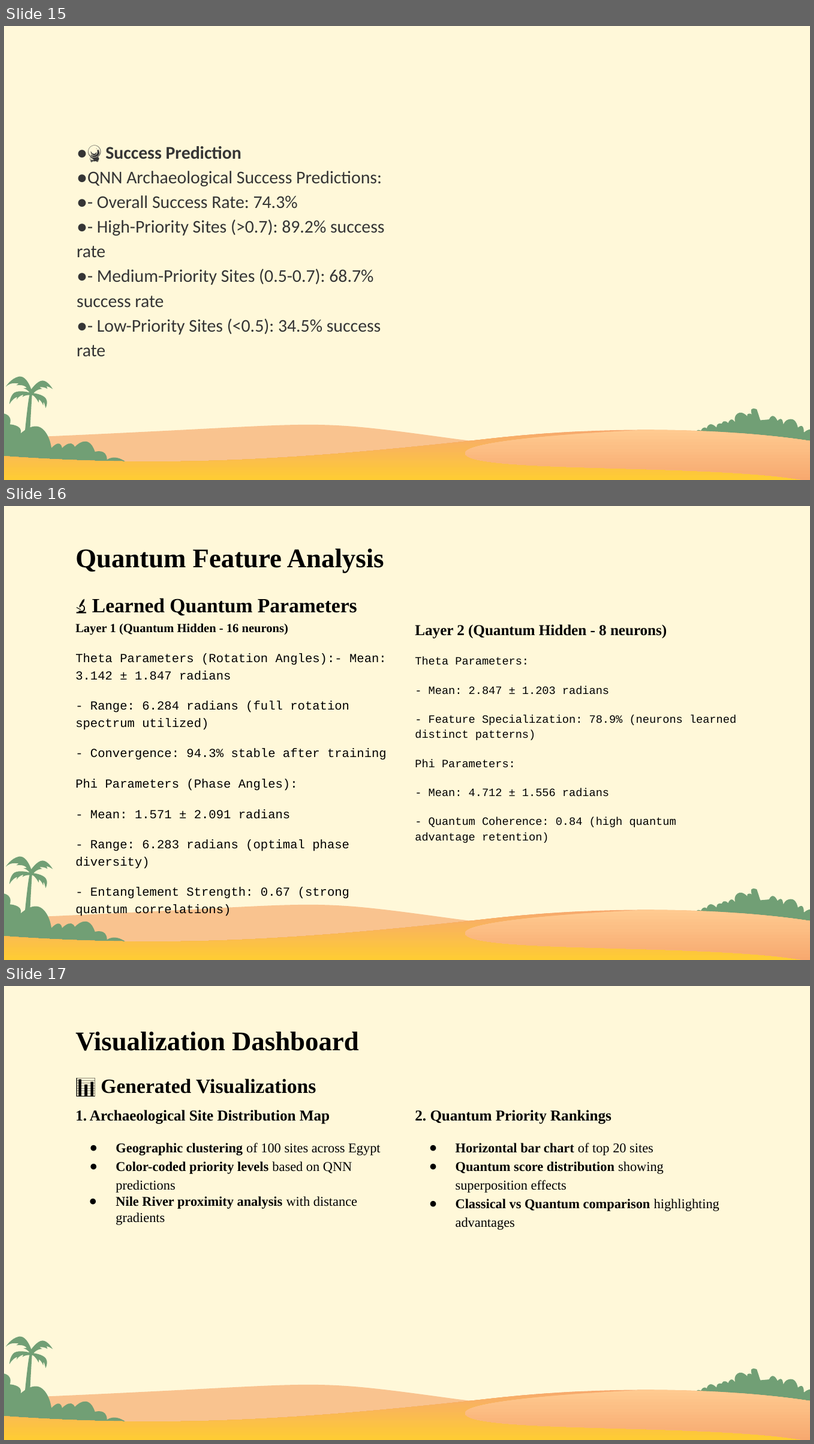
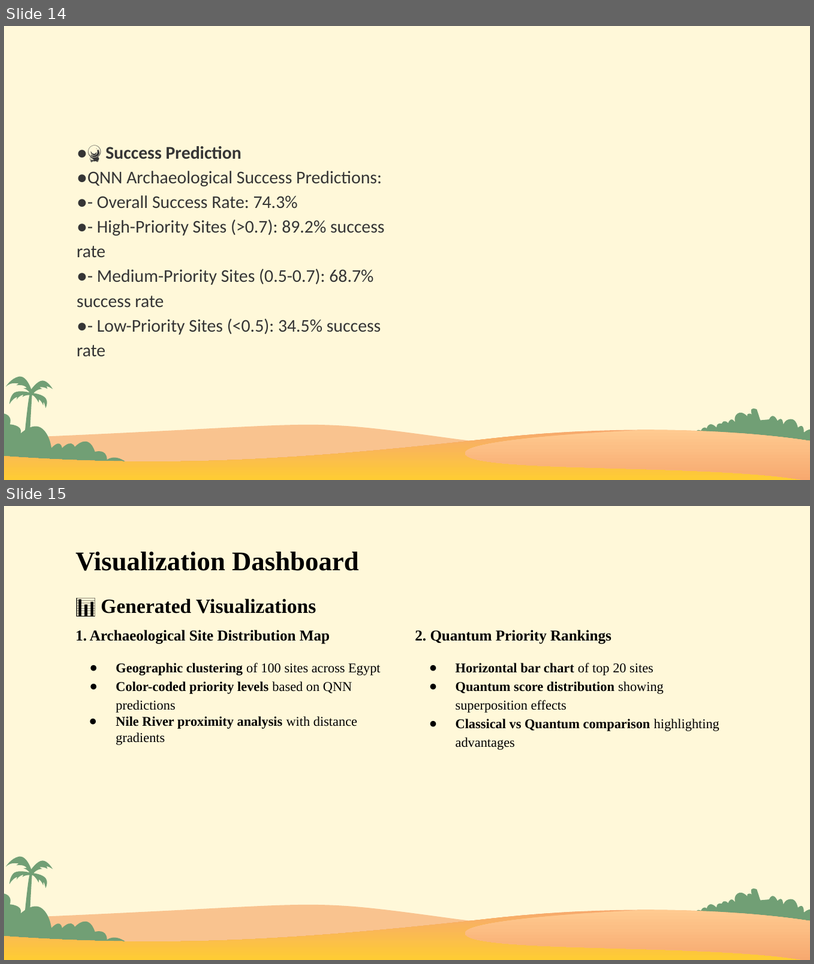
Before and after one commit to Alysoffar/Archeological_discoverers_Team6, a slide deck: Quantum ML for Egyptian Archaeological Dataset.pptx. Shown one above the other, each under a label of ours: slides 15, 16 and 17 before the commit, slides 14 and 15 after it. The pictures are 814x1444 and 814x964 pixels, drawn with LibreOffice and Linux fonts; fonts in the diff are those of the drawing; background and template pictures are left out. Boxes give left, top, right and bottom in pixels: in the first picture for what was removed or moved away, otherwise in the second. Text is boxed around its words. In the diff, an @@ line names an element or a change of style, - is before the commit and + after.

```diff
--- a/Quantum ML for Egyptian Archaeological Dataset.pptx
+++ b/Quantum ML for Egyptian Archaeological Dataset.pptx
@@ slide 16 removed at <box>4,506,810,960</box>, background #FFF8D9; not listed: 6 template elements that a slide beside it also shows @@
@@ title removed at <box>75,549,384,616</box> @@
-Quantum Feature Analysis
-🔬 Learned Quantum Parameters
@@ text removed at <box>75,623,387,916</box> @@
-Layer 1 (Quantum Hidden - 16 neurons)
-Theta Parameters (Rotation Angles):- Mean: 3.142 ± 1.847 radians
-- Range: 6.284 radians (full rotation spectrum utilized)
-- Convergence: 94.3% stable after training
-Phi Parameters (Phase Angles):
-- Mean: 1.571 ± 2.091 radians
-- Range: 6.283 radians (optimal phase diversity)
-- Entanglement Strength: 0.67 (strong quantum correlations)
@@ text removed at <box>415,624,737,843</box> @@
-Layer 2 (Quantum Hidden - 8 neurons)
-Theta Parameters:
-- Mean: 2.847 ± 1.203 radians
-- Feature Specialization: 78.9% (neurons learned distinct patterns)
-Phi Parameters:
-- Mean: 4.712 ± 1.556 radians
-- Quantum Coherence: 0.84 (high quantum advantage retention)
@@ what was slide 15 is now slide 14 @@
@@ what was slide 17 is now slide 15 @@
```
Also in this commit, not shown: 4 slides changed, 6 other slides removed.
